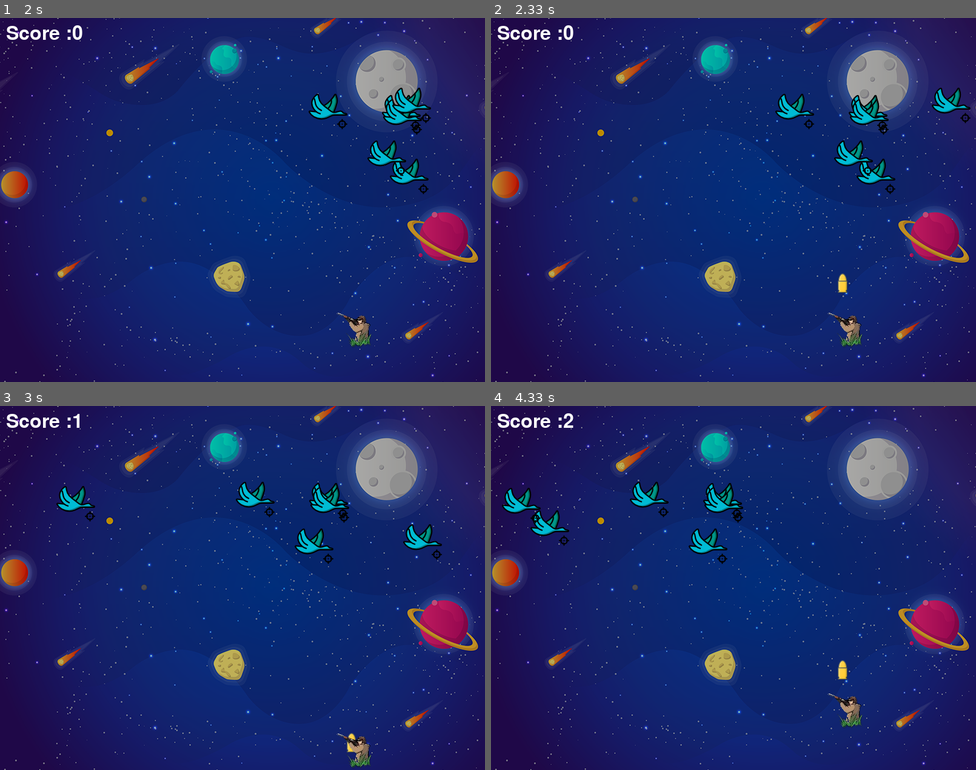
Above: before the commit, frames 1-4 (two rows, left to right).
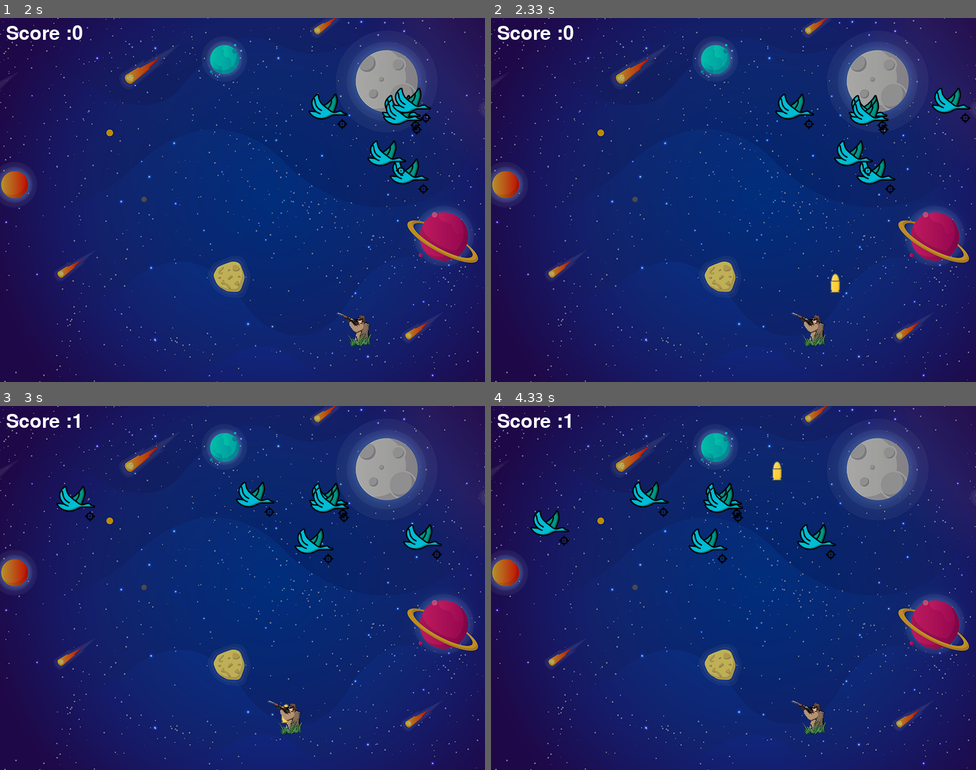
Above: after the commit, the same moments.

Repository: HeadlesssS/pygame
Game: pygame game, started from pygames/main.py
The game is run twice, just before and just after one commit, with the same random seed, the same clock (stepped at 60 frames per second) and the same inputs.
Inputs:
- Up to frame 1 (2 s): tap Space at 0.33, 0.73, 1.03, 1.23, 1.57, 1.87 s; hold Right 0.67-1.13 s; hold W 1.17-1.47 s; hold Right 1.5-1.97 s
- Up to frame 2 (2.33 s): hold A from 2 s (still down); tap Space at 2.07 s
- Up to frame 3 (3 s): tap Space at 2.37, 2.63, 2.97 s; release A at 2.53 s; hold Down 2.57-2.87 s; hold A from 2.9 s (still down)
- Up to frame 4 (4.33 s): tap Space at 3.27, 3.4, 3.8, 4.1 s; release A at 3.3 s; hold Up 3.33-3.7 s; hold D from 3.73 s (still down)

Frame 1 is identical in both runs. In frame 2, 0.8% of the frame differs, in the area x 61-77%, y 70-91%; in frame 3, 0.7%; in frame 4, 1.5%, in the area x 2-77%, y 2-91%.

Commit message:
added executable files and fixed the menu

Diff:
--- a/casino.py
+++ b/casino.py
@@ -149,5 +149,5 @@
 
     print(f"You left with ${balance}")
 
-
+print("just checking git")
 main()
--- a/mad_libs.py
+++ b/mad_libs.py
@@ -1,2 +1,32 @@
-import tkinter
-import random
+import pygame
+
+pygame.init()
+window = pygame.display.set_mode((250, 250))
+rect1 = pygame.Rect(*window.get_rect().center, 0, 0).inflate(5, 5)
+rect2 = pygame.Rect(0, 0, 75, 75)
+
+run = True
+while run:
+    for event in pygame.event.get():
+        if event.type == pygame.QUIT:
+            run = False
+
+    rect2.center = pygame.mouse.get_pos()
+    collide = rect1.colliderect(rect2)
+
+    window.fill(0)
+
+    if collide:
+        color = (255, 0, 0)
+        pygame.draw.circle(window,(100,100,100),(125,125),100)
+
+    else:
+        color=(255, 255, 255)
+
+
+    pygame.draw.rect(window, color, rect1)
+    pygame.draw.rect(window, (0, 255, 0), rect2, 6, 1)
+    pygame.display.flip()
+
+pygame.quit()
+exit()
--- a/main.py
+++ b/main.py
@@ -1,7 +1,32 @@
-import matplotlib.pyplot as plt
+import pygame
 
-x=[24,25,26]
-y=[23,24,25]
+pygame.init()
+window = pygame.display.set_mode((250, 250))
+rect1 = pygame.Rect(*window.get_rect().center, 0, 0).inflate(5, 5)
+rect2 = pygame.Rect(0, 0, 75, 75)
 
-plt.plot(x,y)
-plt.show()
+run = True
+while run:
+    for event in pygame.event.get():
+        if event.type == pygame.QUIT:
+            run = False
+
+    rect2.center = pygame.mouse.get_pos()
+    collide = rect1.colliderect(rect2)
+
+    window.fill(0)
+
+    if collide:
+        color = (255, 0, 0)
+        pygame.draw.circle(window,(100,100,100),(125,125),100)
+
+    else:
+        color=(255, 255, 255)
+
+
+    pygame.draw.rect(window, color, rect1)
+    pygame.draw.rect(window, (0, 255, 0), rect2, 6, 1)
+    pygame.display.flip()
+
+pygame.quit()
+exit()
--- a/pygames/main.py
+++ b/pygames/main.py
@@ -1,29 +1,32 @@
+#add menu ani game over vayesi restart
 import pygame
 import math
+
 import random
 from pygame import mixer
 
 #just initializing the game..
 pygame.init()
 
+
 #Creating the screen
-screen=pygame.display.set_mode((800,600))
+screen=pygame.display.set_mode((800,600),pygame.RESIZABLE)
 
 #background
-background=pygame.image.load("background.png")
+background=pygame.image.load("pygames/background.png")
 
 #background sound
-mixer.music.load('background.wav')
+mixer.music.load('pygames/background.wav')
 mixer.music.play(-1)
 
 #Title and Icon
 pygame.display.set_caption("Hunterrrrrr")
-icon= pygame.image.load("drippp.png")
+icon= pygame.image.load("pygames/drippp.png")
 pygame.display.set_icon(icon)
 
 
 #player
-playerImg=pygame.image.load("it.png")
+playerImg=pygame.image.load("pygames/it.png")
 playerX=380
 playerY=480
 playerX_change =0
@@ -38,7 +41,7 @@
 
 #ENEMY
 for i in range(num_of_enemies):
-    enemyImg.append(pygame.image.load("duck.png"))
+    enemyImg.append(pygame.image.load("pygames/duck.png"))
     enemyX.append(random.randint(0,736))
     enemyY.append(random.randint(50,150))
     enemyX_change.append(4)
@@ -48,7 +51,7 @@
 #ready=cant see being ready
 #fire=bullet shot
 
-BulletImg=pygame.image.load("bullet.png")
+BulletImg=pygame.image.load("pygames/bullet.png")
 bulletX=0
 bulletY=playerY
 bulletX_change=0
@@ -104,29 +107,26 @@
 
 #keystroke is event and we are checking it is right or left
         if event.type ==pygame.KEYDOWN:
-            if event.key == pygame.K_LEFT:
+            if event.key == pygame.K_LEFT or event.key == pygame.K_a:
                 playerX_change-=3
-            if event.key == pygame.K_RIGHT:
+            if event.key == pygame.K_RIGHT or event.key == pygame.K_d:
                  playerX_change+=3
 
-            if event.key == pygame.K_UP:
-                 playerY_change-=3
-            if event.key == pygame.K_DOWN:
-                 playerY_change+=3
+
                  #ya niri bulelt X player X sanga equal huda kina bullet straight? kinaki the playerx
                  #is constantly changing tala playerX+=playerX + playerX_change gareko xa
             if event.key == pygame.K_SPACE:
                 if bullet_state is "ready":
                     # get x-coordinate of the spaceship
-                    bullet_Sound=mixer.Sound('laser.wav')
+                    bullet_Sound=mixer.Sound('pygames/laser.wav')
                     bullet_Sound.play()
 
                     bulletX=playerX
                     fire_bullet(bulletX,bulletY)
         if event.type ==pygame.KEYUP:
-            if event.key == pygame.K_LEFT or event.key == pygame.K_RIGHT:
+            if event.key == pygame.K_LEFT or event.key == pygame.K_RIGHT or event.key == pygame.K_a or event.key == pygame.K_d:
                 playerX_change = 0
-            if event.key == pygame.K_UP or event.key == pygame.K_DOWN:
+            if event.key == pygame.K_UP or event.key == pygame.K_DOWN or event.key == pygame.K_w or event.key == pygame.K_s:
                 playerY_change = 0
 
 #checking for boundaries
@@ -166,14 +166,13 @@
         collision= isCollision(enemyX[i],enemyY[i],bulletX,bulletY)
         if collision:
             #explosion ko sound
-            explosion_Sound=mixer.Sound('explosion.wav')
+            explosion_Sound=mixer.Sound('pygames/explosion.wav')
             explosion_Sound.play()
             bulletY=playerY
             bullet_state="ready"
             score_value+=1
             enemyX[i]=random.randint(0,736)
             enemyY[i]=random.randint(50,150)
-
         enemy(enemyX[i],enemyY[i],i)
 
     #bullet movement
--- a/pygames/test.py
+++ b/pygames/test.py
@@ -5,12 +5,13 @@
 pygame.display.set_caption("button")
 font = pygame.font.SysFont("Georgia",40,bold=True)
 
-start_img =pygame.image.load("start_btn.png")
-start_img =pygame.image.load("start_btn.png")
+start_img =pygame.image.load("pygames/start_btn.png")
+end_img =pygame.image.load("pygames/exit_btn.png")
 
 while True:
     for events in pygame.event.get():
         if events.type ==pygame.QUIT:
             pygame.quit()
-
+    screen.blit(start_img,(300,100))
+    screen.blit(end_img,(300,400))
     pygame.display.update()
--- a/sarpa.py
+++ b/sarpa.py
@@ -16,7 +16,7 @@
 #game window
 window = tkinter.Tk()
 window.title("Snake")
-window.resizable(False, False)
+window.resizable(True, True)
 
 canvas = tkinter.Canvas(window, bg = "black", width = WINDOW_WIDTH, height = WINDOW_HEIGHT, borderwidth = 0, highlightthickness = 0)
 canvas.pack()
--- a/typebr.py
+++ b/typebr.py
@@ -0,0 +1,28 @@
+import pygame as py
+
+HEIGHT=800
+WIDTH=400
+
+screen=py.display.set_mode((HEIGHT,WIDTH),py.FULLSCREEN)
+name=py.display.set_caption("jumpy")
+
+
+class Game:
+    def __init__(self) -> None:
+        self.run=True
+
+    def draw(self):
+        rect.center=screen.get_rect().center
+        rect=py.Rect(rect.center,200,200)
+        rect1=py.draw.rect(screen,(0,255,255),rect)
+
+        py.display.flip()
+
+game=Game()
+while game.run:
+    for event in py.event.get():
+        if event.type == py.QUIT:
+            game.run=False
+        if event.type==py.VIDEORESIZE:
+            pass
+    game.draw()
Empty file removed: pygames/acctual.py
